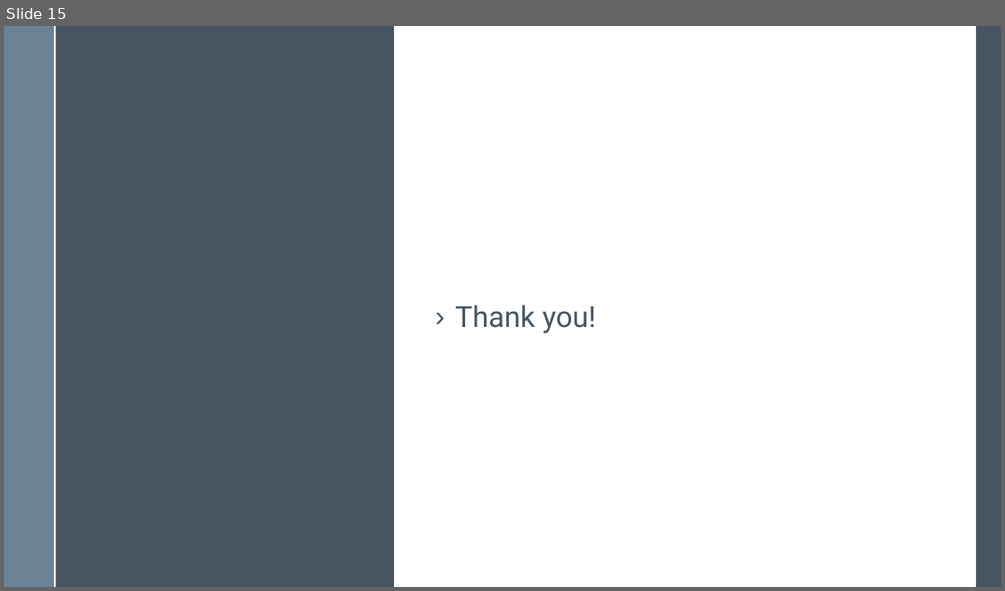
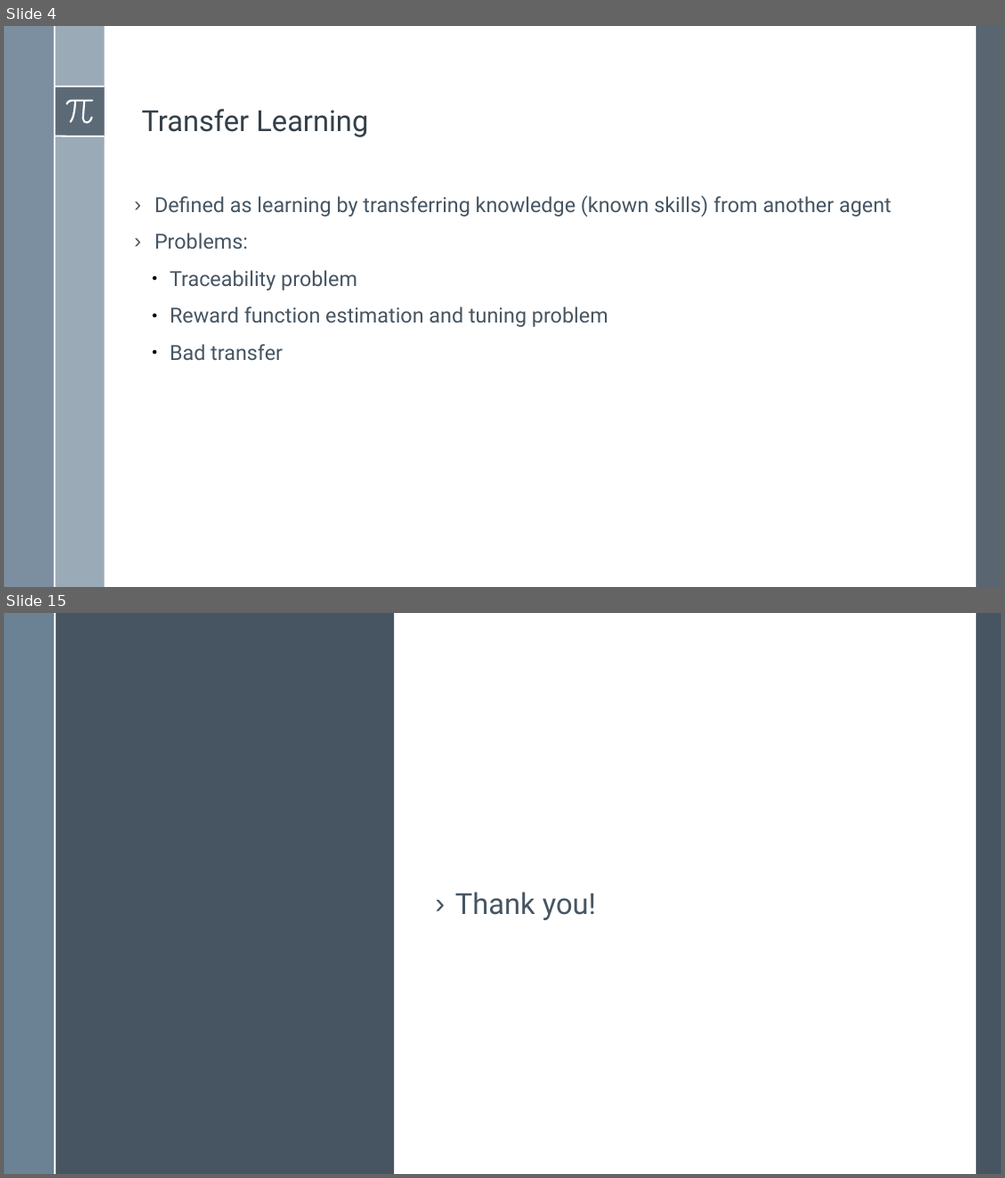
Before and after one commit to BardiaMojra/presentations, a slide deck: a_simple_approach_to_continual_learning_by_transferring_skill_parameters/presentation.odp. Shown one above the other, each under a label of ours: slide 15 before the commit, slides 4 and 15 after it; the slides between them are not shown. The pictures are 1005x591 and 1005x1178 pixels, drawn with LibreOffice and Linux fonts; fonts in the diff are those of the drawing. Boxes give left, top, right and bottom in pixels: in the first picture for what was removed or moved away, otherwise in the second. Text is boxed around its words. In the diff, an @@ line names an element or a change of style, - is before the commit and + after.

```diff
--- a/a_simple_approach_to_continual_learning_by_transferring_skill_parameters/presentation.odp
+++ b/a_simple_approach_to_continual_learning_by_transferring_skill_parameters/presentation.odp
@@ slide 4 added at [4, 26, 1001, 587], background #FFFFFF; not listed: 6 template elements that a slide beside it also shows @@
@@ rectangle added at [976, 26, 1001, 587], fill #475562 at 90% opacity @@
@@ freeform shape added at [66, 99, 94, 123], fill #FFFFFF @@
@@ text added at [142, 109, 368, 137], 28 pt, text #344049 @@
+Transfer Learning
@@ text added at [154, 195, 891, 360], 20 pt, text #465562 @@
+› Defined as learning by transferring knowledge (known skills) from another agent
+› Problems:
+  ● Traceability problem
+  ● Reward function estimation and tuning problem
+  ● Bad transfer
```
Also in this commit, not shown: 13 other slides added, 14 slides removed, 20 other files.
